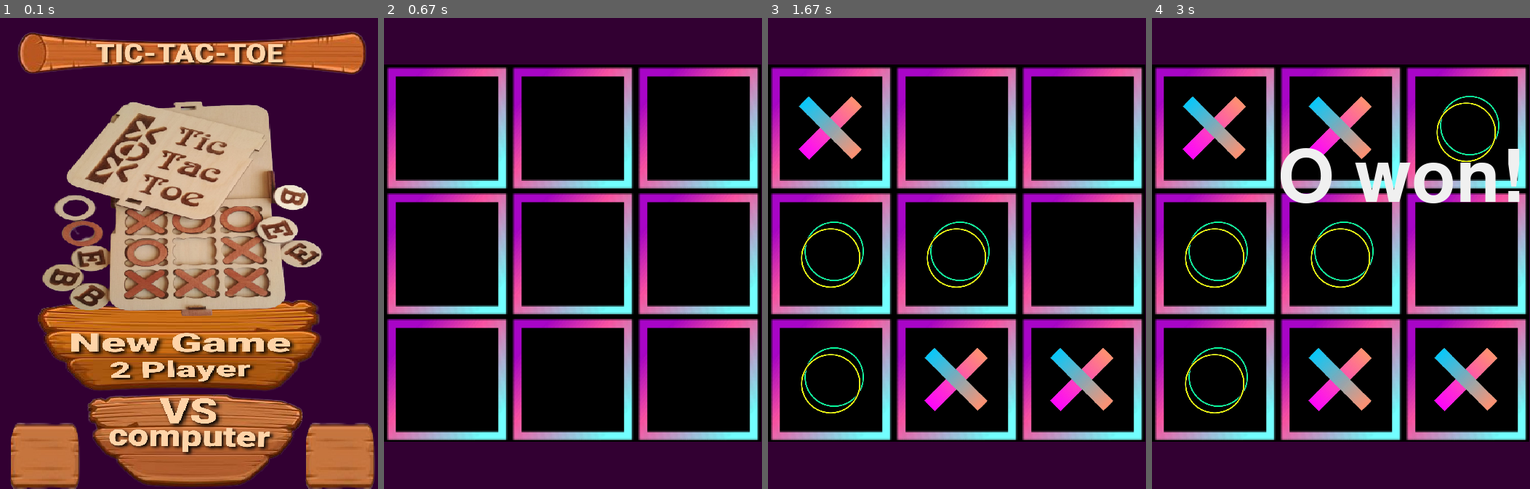
Above: before the commit, frames 1-4 (left to right).
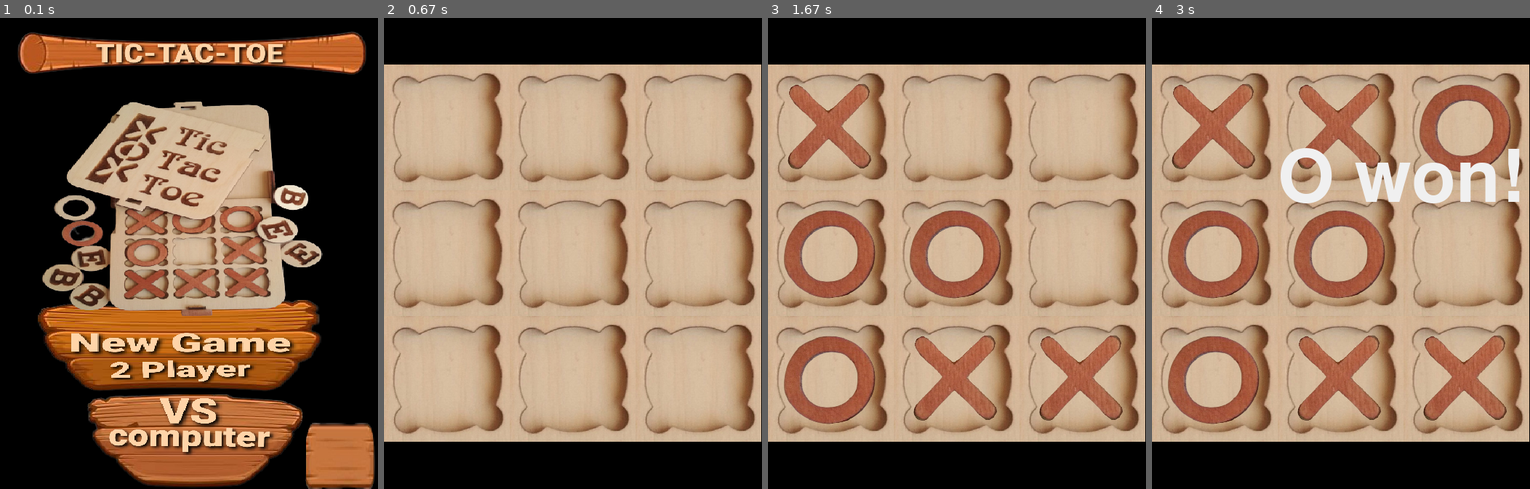
Above: after the commit, the same moments.

Repository: Claynade/Tic-Tac-Toe-pygame
Game: pygame game, started from main.py
Same seed, same stepped clock (60 frames per second), same inputs: the game is played once before the commit and once after it.
Inputs (mouse positions are in pixels of both pictures, inside the frame that each line leads up to):
- Up to frame 1 (0.1 s): no input
- Up to frame 2 (0.67 s): press the mouse at (573, 347) at 0.37 s; move the mouse to (512, 357) at 0.47 s; release the mouse at (455, 361) at 0.6 s
- Up to frame 3 (1.67 s): press the mouse at (1081, 380) at 0.7 s; move the mouse to (957, 258) at 0.8 s; release the mouse at (828, 140) at 0.93 s; press the mouse at (832, 380) at 1.03 s; move the mouse to (941, 352) at 1.13 s; release the mouse at (1055, 328) at 1.27 s; press the mouse at (832, 126) at 1.37 s; move the mouse to (851, 267) at 1.47 s; release the mouse at (873, 404) at 1.6 s
- Up to frame 4 (3 s): press the mouse at (1341, 126) at 1.7 s; move the mouse to (1269, 182) at 1.8 s; release the mouse at (1201, 239) at 1.93 s; press the mouse at (1216, 380) at 2.03 s; move the mouse to (1348, 225) at 2.13 s; release the mouse at (1480, 74) at 2.27 s

The runs differ from the first frame. In frame 1, 49% of the frame differs, in the area x 0-100%, y 0-100%; in frame 2, 100%; in frame 3, 100%; in frame 4, 97%.

Commit message:
removed unnecessary comments and settings

Diff:
--- a/functions.py
+++ b/functions.py
@@ -1,11 +1,4 @@
 import pygame
-
-""" screen_info = pygame.display.Info()
-print(screen_info.current_w)
-screen=pygame.display.set_mode((screen_info.current_w, screen_info.current_h))
-screen_x, screen_y=screen.get_size()
-if screen_x>480:
-	screen_x=460 """
 
 def wood1(screen, x,y,size_x,size_y):
 	wood1Img=pygame.image.load('Assets/wood1.png')
@@ -24,14 +17,13 @@
 	screen.blit(pygame.transform.scale(wood4Img, (size_x,size_y)),(x,y))
 
 #image and text drawing functions
-def drawCell(screen, x,y, theme): #size_x, size_y
+def drawCell(screen, x,y, theme):
 	screen_x, screen_y=screen.get_size()
 	if theme == "darkVector":
 		Img=pygame.image.load('Assets/darkVector.png')
 	else:
 		Img=pygame.image.load('Assets/woodenboard.jpg')
-	screen.blit(pygame.transform.scale(Img, (screen_x//3,screen_x//3)),(x,y)) #screen_x//3,screen_x//3 earlier
-
+	screen.blit(pygame.transform.scale(Img, (screen_x//3,screen_x//3)),(x,y))
 def imgBlitter(screen, x,y,size_x,size_y,path):
 	Img=pygame.image.load(path)
 	screen.blit(pygame.transform.scale(Img, (size_x,size_y)),(x,y))
@@ -42,9 +34,8 @@
 	screen.blit(text_render, (x, y))
 
 #changing theme and drawing board
-
 def drawBoard(screen, x, y, theme):
-	screen_x, screen_y=screen.get_size() # need to fix this
+	screen_x, screen_y=screen.get_size()
 	if theme=='light':
 		screen.fill((250,250,250))
 	elif theme=='dark':
@@ -73,7 +64,7 @@
 	screen.blit(pygame.transform.scale(Img, (size_x,size_y)),(x,y))
 
 def circle(screen, x,y,theme):
-	screen_x, screen_y=screen.get_size() # need to fix this
+	screen_x, screen_y=screen.get_size()
 	size_x,size_y=((screen_x//3)*8)//10,((screen_x//3)*8)//10
 	if theme=='darkVector':
 		Img=pygame.image.load('Assets/circle.png')
--- a/gamedata.json
+++ b/gamedata.json
@@ -1 +1 @@
-{"music": "on", "theme": "darkVector"}
+{"music": "on", "theme": "dark"}
--- a/main.py
+++ b/main.py
@@ -29,7 +29,6 @@
 	two_player_btn=pygame.Rect(screen_x//10,(screen_y*6)//10,(screen_x*8)//10,(screen_y*2)//10) #change the buttons size into fixed values both height and width, alignment should be centered
 	vsComputer_btn=pygame.Rect((screen_x*6)//30,(screen_y*8)//10,(screen_x*18)//30,(screen_y*2)//10)
 	theme_btn=pygame.Rect(screen_x-(screen_x*2)//10,(screen_y*17)//20,(screen_x*2)//10,(screen_x)*2//10)
-	setting_btn=pygame.Rect(screen_x//50,(screen_y*17)//20,(screen_x*2)//10,(screen_x)*2//10)
 	pos=pygame.mouse.get_pos()
 
 	for event in pygame.event.get():
@@ -43,8 +42,6 @@
 		twoPlayer(screen, theme)
 	if vsComputer_btn.collidepoint((pos)) & click==True:
 		vsComputer(screen, theme)
-	#if setting_btn.collidepoint((pos))& click==True:
-	#	Setting(screen_x, screen_y, theme)
 	if theme_btn.collidepoint((pos)) & click==True:
 		if theme=='dark':
 			theme='light'
@@ -63,7 +60,6 @@
 	wood2(screen, (screen_x*6)//30,(screen_y*8)//10,(screen_x*18)//30,(screen_y*2)//10)
 	wood3(screen, 0,0,screen_x,screen_y*3//20)
 	wood4(screen, screen_x-(screen_x*2)//10,(screen_y*17)//20,(screen_x*2)//10,(screen_x)*2//10)
-	wood4(screen, screen_x//50,(screen_y*17)//20,(screen_x*2)//10,(screen_x)*2//10)
 	#changing json values
 	with open('gamedata.json','w') as myfile:
 		json.dump(data,myfile)
